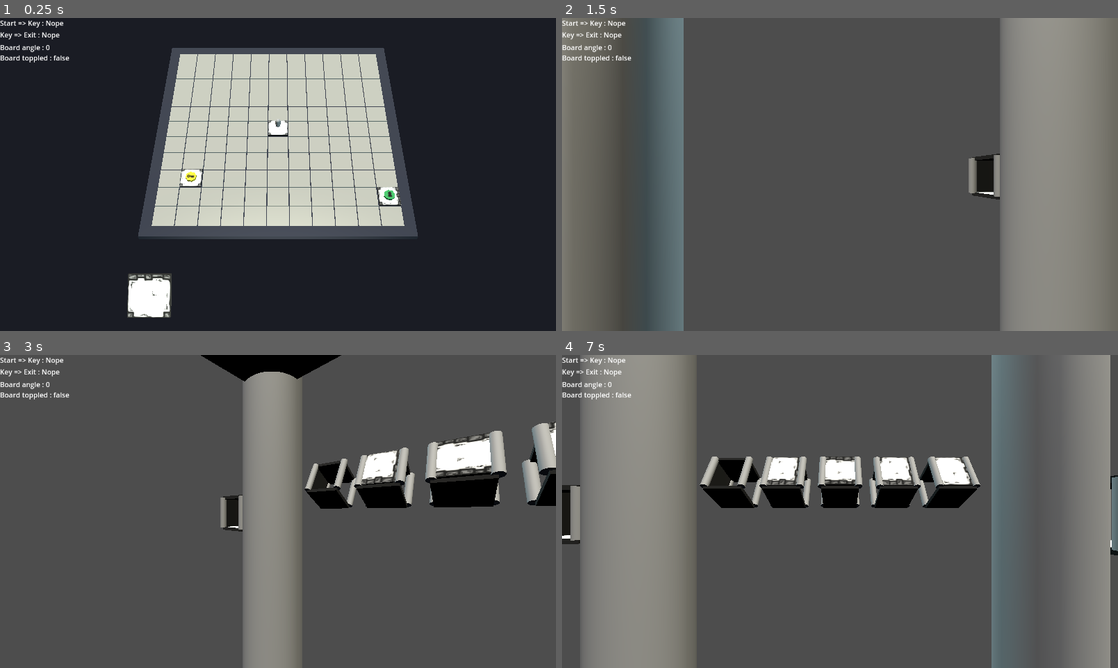
Above: before the commit, frames 1-4 (two rows, left to right).
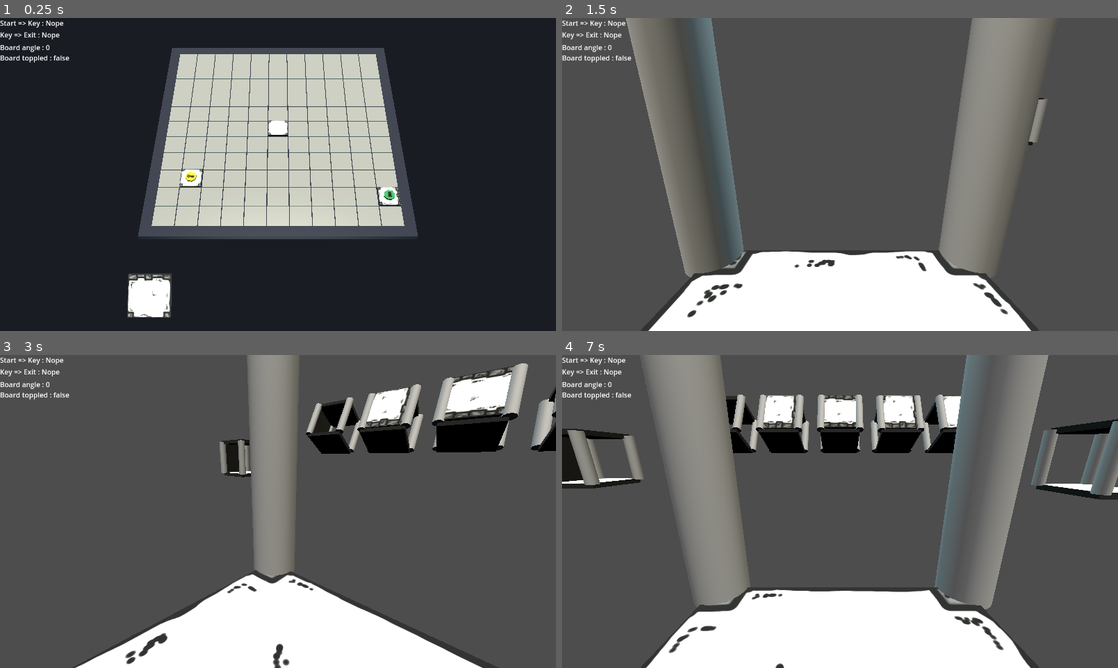
Above: after the commit, the same moments.

Repository: Cybierre-Koffee-Studio/GameOff2023
Game: Godot game, scene res://scenes/main.tscn
Same seed, same stepped clock (60 frames per second), same inputs: the game is played once before the commit and once after it.
Inputs (mouse positions are in pixels of both pictures, inside the frame that each line leads up to):
- Up to frame 1 (0.25 s): no input
- Up to frame 2 (1.5 s): move the mouse to (962, 158) at 0.52 s; hold D (AllerADroite) 0.53-1.28 s; tap J (changement_gameplay) at 0.6 s; click (962, 158) at 0.67 s; tap Enter at 1.25 s; move the mouse to (728, 190) at 1.27 s; hold Q (AllerAGauche) from 1.28 s (still down); tap S (Reculer) at 1.35 s
- Up to frame 3 (3 s): tap J (changement_gameplay) at 1.55, 2.1 s; tap Space at 2 s; move the mouse to (333, 442) at 2.02 s; release Q (AllerAGauche) at 2.03 s; hold D (AllerADroite) 2.03-2.78 s; tap Enter at 2.75 s; move the mouse to (250, 574) at 2.77 s; hold Z (Avancer) from 2.78 s (still down); tap E (rotaCamDroite) at 2.85 s; click (250, 574) at 2.92 s
- Up to frame 4 (7 s): tap J (changement_gameplay) at 3.05, 3.8, 4.35, 5.3, 5.85, 6.8 s; tap Space at 3.5, 5 s; move the mouse to (1006, 558) at 3.52 s; release Z (Avancer) at 3.53 s; hold Q (AllerAGauche) 3.53-5.78 s; tap A (rotaCamGauche) at 3.6 s; tap Enter at 4.25 s; move the mouse to (673, 464) at 4.27 s; move the mouse to (867, 511) at 5.02 s; tap S (Reculer) at 5.1 s; click (867, 511) at 5.17 s; move the mouse to (756, 433) at 5.77 s; hold D (AllerADroite) 5.78-6.53 s; move the mouse to (962, 495) at 6.52 s; hold Z (Avancer) from 6.53 s (still down); tap E (rotaCamDroite) at 6.6 s

The runs differ from the first frame. In frame 1, less than 0.1% of the frame differs, in the area x 49-51%, y 32-35%; in frame 2, 50%; in frame 3, 29%; in frame 4, 64%, in the area x 0-100%, y 0-100%.

Commit message:
proto crawler

Diff:
--- a/godot/ProtoCrawler/joueur.gd
+++ b/godot/ProtoCrawler/joueur.gd
@@ -19,6 +19,7 @@
         turn_cam(Vector3(0, 90, 0))
     if Input.is_action_just_pressed("changement_gameplay") :
         $Camera3D.current = true
+        get_tree().call_group("TILE_ZONE", "activate")
     if Input.is_action_just_pressed("Avancer") :
         if $RayCastForward.is_colliding() and !is_moving:
             is_moving = true
--- a/godot/ProtoCrawler/joueur.tscn
+++ b/godot/ProtoCrawler/joueur.tscn
@@ -14,6 +14,7 @@
 
 [node name="MeshInstance3D" type="MeshInstance3D" parent="."]
 transform = Transform3D(1, 0, 0, 0, 1, 0, 0, 0, 1, 0, 0.557087, 0)
+visible = false
 mesh = SubResource("CapsuleMesh_goy86")
 
 [node name="CollisionShape3D2" type="CollisionShape3D" parent="."]
@@ -49,5 +50,5 @@
 collide_with_bodies = false
 
 [node name="Camera3D" type="Camera3D" parent="."]
-transform = Transform3D(-4.37114e-08, -5.96047e-08, -1, -5.31282e-14, 1, -5.96047e-08, 1, 5.05228e-14, -4.37114e-08, 0, 0.661601, 0)
+transform = Transform3D(-4.2222e-08, 0.258819, -0.965926, 1.13133e-08, 0.965926, 0.258819, 1, 5.24025e-14, -4.37114e-08, -0.199631, 0.661601, 0)
 cull_mask = 1048574
--- a/godot/ProtoCrawler/tuiles_design/tileCouloir.tscn
+++ b/godot/ProtoCrawler/tuiles_design/tileCouloir.tscn
@@ -1,6 +1,7 @@
-[gd_scene load_steps=10 format=3 uid="uid://b6mq1xyx5miqc"]
+[gd_scene load_steps=11 format=3 uid="uid://b6mq1xyx5miqc"]
 
 [ext_resource type="Texture2D" uid="uid://k7psx7dwefhv" path="res://models/tiles/corner/tile_corner_texture_corner.png" id="2_fjlgs"]
+[ext_resource type="Script" path="res://ProtoCrawler/tuiles_design/tileZone.gd" id="3_3cffi"]
 [ext_resource type="Texture2D" uid="uid://d1agt4orktolr" path="res://models/tiles/corridor/tile_corridor_texture_corridor.png" id="3_ciaxk"]
 
 [sub_resource type="StandardMaterial3D" id="StandardMaterial3D_c00xg"]
@@ -108,9 +109,11 @@
 layers = 512
 mesh = SubResource("CylinderMesh_2dmn6")
 
-[node name="tileZone" type="Area3D" parent="."]
+[node name="tileZone" type="Area3D" parent="." groups=["TILE_ZONE"]]
+visible = false
 collision_layer = 4
 collision_mask = 3
+script = ExtResource("3_3cffi")
 
 [node name="CollisionShape3D" type="CollisionShape3D" parent="tileZone"]
 transform = Transform3D(1, 0, 0, 0, 1, 0, 0, 0, 1, 0, 0.552677, 0)
--- a/godot/ProtoCrawler/tuiles_design/tileEnT.tscn
+++ b/godot/ProtoCrawler/tuiles_design/tileEnT.tscn
@@ -1,6 +1,7 @@
-[gd_scene load_steps=10 format=3 uid="uid://diaqrdgeblurt"]
+[gd_scene load_steps=11 format=3 uid="uid://diaqrdgeblurt"]
 
 [ext_resource type="Texture2D" uid="uid://k7psx7dwefhv" path="res://models/tiles/corner/tile_corner_texture_corner.png" id="2_53jq0"]
+[ext_resource type="Script" path="res://ProtoCrawler/tuiles_design/tileZone.gd" id="3_ksucx"]
 [ext_resource type="Texture2D" uid="uid://cpxigyigugih8" path="res://models/tiles/straight/tile_straight_texture_t.png" id="3_x22wo"]
 
 [sub_resource type="StandardMaterial3D" id="StandardMaterial3D_c00xg"]
@@ -101,9 +102,11 @@
 layers = 512
 mesh = SubResource("CylinderMesh_2dmn6")
 
-[node name="tileZone" type="Area3D" parent="."]
+[node name="tileZone" type="Area3D" parent="." groups=["TILE_ZONE"]]
+visible = false
 collision_layer = 4
 collision_mask = 3
+script = ExtResource("3_ksucx")
 
 [node name="CollisionShape3D" type="CollisionShape3D" parent="tileZone"]
 transform = Transform3D(1, 0, 0, 0, 1, 0, 0, 0, 1, 0, 0.552677, 0)
--- a/godot/ProtoCrawler/tuiles_design/tileOuvert.tscn
+++ b/godot/ProtoCrawler/tuiles_design/tileOuvert.tscn
@@ -1,7 +1,8 @@
-[gd_scene load_steps=10 format=3 uid="uid://djql4pic5x2mw"]
+[gd_scene load_steps=11 format=3 uid="uid://djql4pic5x2mw"]
 
 [ext_resource type="Texture2D" uid="uid://k7psx7dwefhv" path="res://models/tiles/corner/tile_corner_texture_corner.png" id="1_cg8k2"]
 [ext_resource type="Texture2D" uid="uid://ccgjo2ptkk3qj" path="res://models/tiles/center/tile_center_texture_center.png" id="2_ago1l"]
+[ext_resource type="Script" path="res://ProtoCrawler/tuiles_design/tileZone.gd" id="3_hjr0y"]
 
 [sub_resource type="StandardMaterial3D" id="StandardMaterial3D_c00xg"]
 resource_name = "Material.008"
@@ -94,9 +95,11 @@
 layers = 512
 mesh = SubResource("CylinderMesh_2dmn6")
 
-[node name="tileZone" type="Area3D" parent="."]
+[node name="tileZone" type="Area3D" parent="." groups=["TILE_ZONE"]]
+visible = false
 collision_layer = 4
 collision_mask = 3
+script = ExtResource("3_hjr0y")
 
 [node name="CollisionShape3D" type="CollisionShape3D" parent="tileZone"]
 transform = Transform3D(1, 0, 0, 0, 1, 0, 0, 0, 1, 0, 0.552677, 0)
--- a/godot/ProtoCrawler/tuiles_design/tileVirage.tscn
+++ b/godot/ProtoCrawler/tuiles_design/tileVirage.tscn
@@ -1,6 +1,7 @@
-[gd_scene load_steps=9 format=3 uid="uid://lhikqtyxh8rl"]
+[gd_scene load_steps=10 format=3 uid="uid://lhikqtyxh8rl"]
 
 [ext_resource type="Texture2D" uid="uid://k7psx7dwefhv" path="res://models/tiles/corner/tile_corner_texture_corner.png" id="2_lcus1"]
+[ext_resource type="Script" path="res://ProtoCrawler/tuiles_design/tileZone.gd" id="2_wakuj"]
 
 [sub_resource type="StandardMaterial3D" id="StandardMaterial3D_c00xg"]
 resource_name = "Material.008"
@@ -107,9 +108,11 @@
 layers = 512
 mesh = SubResource("CylinderMesh_2dmn6")
 
-[node name="tileZone" type="Area3D" parent="."]
+[node name="tileZone" type="Area3D" parent="." groups=["TILE_ZONE"]]
+visible = false
 collision_layer = 4
 collision_mask = 3
+script = ExtResource("2_wakuj")
 
 [node name="CollisionShape3D" type="CollisionShape3D" parent="tileZone"]
 transform = Transform3D(1, 0, 0, 0, 1, 0, 0, 0, 1, 0, 0.552677, 0)
--- /dev/null
+++ b/godot/ProtoCrawler/tuiles_design/tileZone.gd
@@ -0,0 +1,4 @@
+extends Area3D
+
+func activate():
+    visible = true
